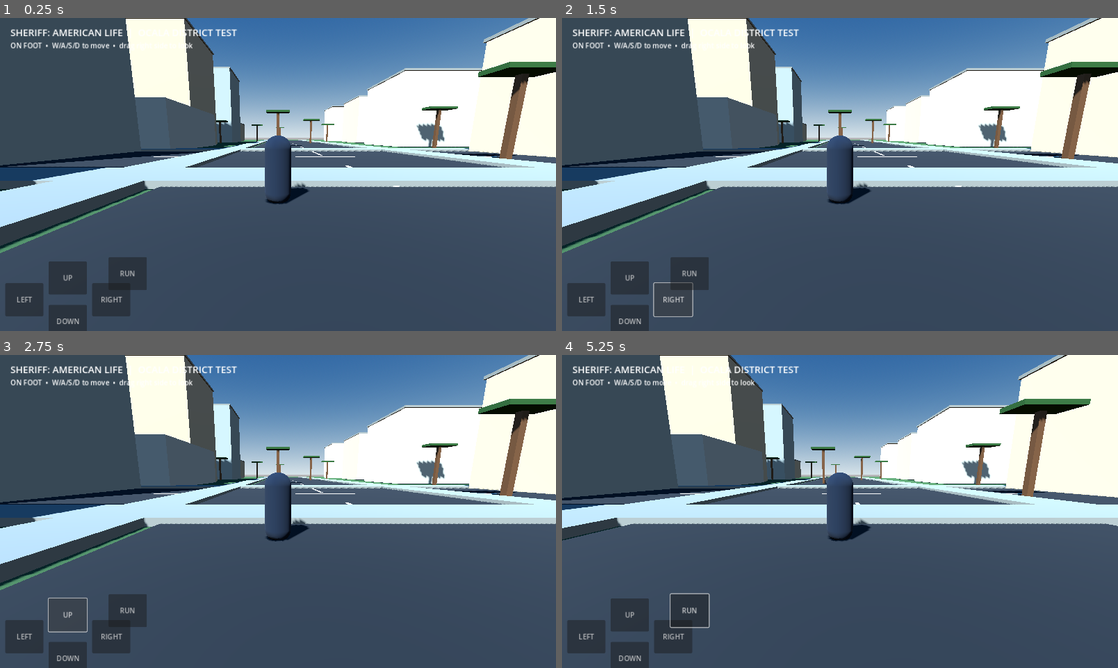
Above: before the commit, frames 1-4 (two rows, left to right).
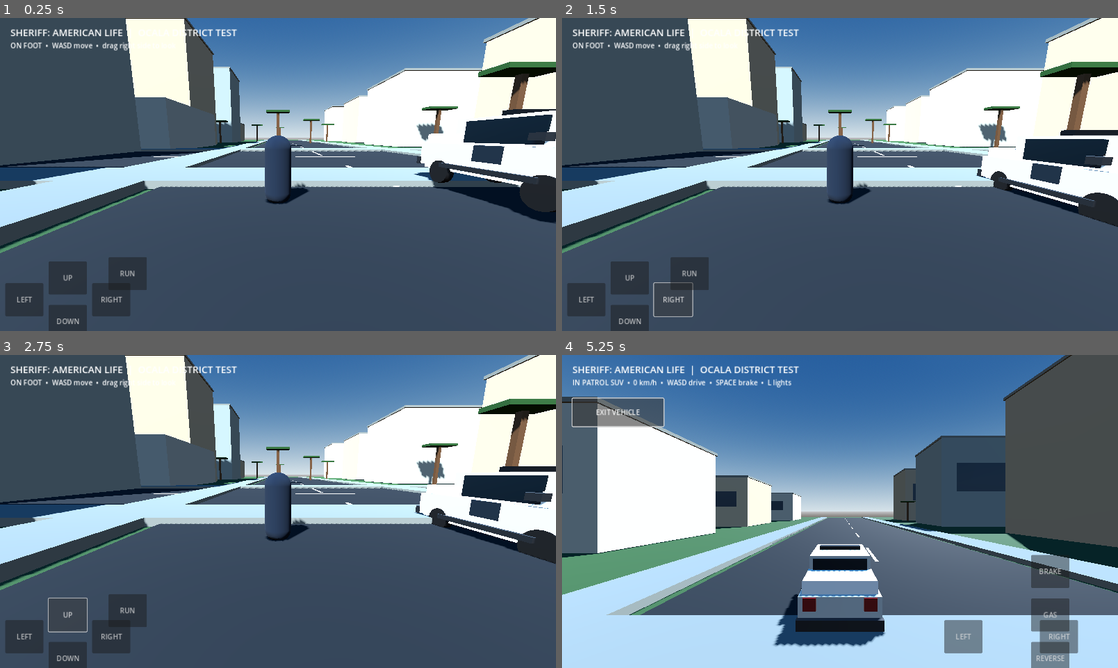
Above: after the commit, the same moments.

Repository: KremityssYTB/Sheriff--American-Life
Game: Godot game, scene res://scenes/main.tscn
Two runs of this game, one before a commit and one after it. Both use one fixed random seed, a clock stepped at 60 frames per second and the inputs below.
Inputs (mouse positions are in pixels of both pictures, inside the frame that each line leads up to):
- Up to frame 1 (0.25 s): no input
- Up to frame 2 (1.5 s): click "LEFT" at 0.5 s; click "RIGHT" at 1.25 s
- Up to frame 3 (2.75 s): click "UP" at 2 s
- Up to frame 4 (5.25 s): click "DOWN" at 2.75 s; click "RUN" at 3.5 s; tap Enter at 4.25 s; move the mouse to (962, 495) at 4.27 s; hold D (move_right) 4.28-5 s; hold E (interact, bound only after the commit) 4.28-5 s; click (962, 495) at 4.42 s; tap L (toggle_lights, bound only after the commit) at 4.55 s; click (617, 411) at 5 s, where only the run after the commit has a clickable "ENTER VEHICLE"

The runs differ from the first frame. In frame 1, 5.8% of the frame differs, in the area x 10-100%, y 7-66%; in frame 2, 5.1%; in frame 3, 5.2%; in frame 4, 84%, in the area x 0-100%, y 0-100%.

Commit message:
Integrate patrol SUV driving and enter exit loop

Diff:
--- a/godot/scripts/main.gd
+++ b/godot/scripts/main.gd
@@ -1,14 +1,22 @@
 extends Node3D
 
 const DeputyController = preload("res://scripts/player_controller.gd")
+const PatrolSUVController = preload("res://scripts/patrol_suv.gd")
 var player: CharacterBody3D
+var patrol_suv: VehicleBody3D
+var in_vehicle := false
 var status_label: Label
+var foot_controls: Array[Button] = []
+var vehicle_controls: Array[Button] = []
+var enter_button: Button
+var lights_button: Button
 
 func _ready() -> void:
 	_setup_input()
 	_build_environment()
 	_build_district()
 	_spawn_player()
+	_spawn_patrol_suv()
 	_build_touch_hud()
 
 func _setup_input() -> void:
@@ -17,6 +25,13 @@
 	_add_key("move_left", KEY_A)
 	_add_key("move_right", KEY_D)
 	_add_key("sprint", KEY_SHIFT)
+	_add_key("drive_forward", KEY_W)
+	_add_key("drive_back", KEY_S)
+	_add_key("drive_left", KEY_A)
+	_add_key("drive_right", KEY_D)
+	_add_key("vehicle_brake", KEY_SPACE)
+	_add_key("interact", KEY_E)
+	_add_key("toggle_lights", KEY_L)
 
 func _add_key(action: String, key: Key) -> void:
 	if not InputMap.has_action(action):
@@ -25,6 +40,24 @@
 	event.physical_keycode = key
 	InputMap.action_add_event(action, event)
 
+func _unhandled_input(event: InputEvent) -> void:
+	if event.is_action_pressed("interact"):
+		_toggle_vehicle()
+	elif event.is_action_pressed("toggle_lights") and in_vehicle:
+		patrol_suv.toggle_lights()
+
+func _process(_delta: float) -> void:
+	if not in_vehicle and is_instance_valid(player) and is_instance_valid(patrol_suv):
+		var near_vehicle := player.global_position.distance_to(patrol_suv.global_position) < 4.2
+		enter_button.visible = near_vehicle
+		if near_vehicle:
+			status_label.text = "ON FOOT  •  Patrol SUV nearby — press E / ENTER VEHICLE"
+		else:
+			status_label.text = "ON FOOT  •  WASD move  •  drag right side to look"
+	elif in_vehicle:
+		var speed := patrol_suv.linear_velocity.length() * 3.6
+		status_label.text = "IN PATROL SUV  •  %.0f km/h  •  WASD drive  •  SPACE brake  •  L lights" % speed
+
 func _material(color: Color, roughness := 0.9) -> StandardMaterial3D:
 	var mat := StandardMaterial3D.new()
 	mat.albedo_color = color
@@ -32,11 +65,7 @@
 	return mat
 
 func _add_box(parent: Node3D, name: String, pos: Vector3, size: Vector3, mat: Material, collision := false) -> void:
-	var body: Node3D
-	if collision:
-		body = StaticBody3D.new()
-	else:
-		body = Node3D.new()
+	var body: Node3D = StaticBody3D.new() if collision else Node3D.new()
 	body.name = name
 	body.position = pos
 	parent.add_child(body)
@@ -101,11 +130,9 @@
 			_add_box(self, "FacadeGlass_%02d" % index, Vector3(side * 28, h*0.56, z-depth*0.501), Vector3(w*0.68,h*0.32,0.12), glass)
 			_add_box(self, "RoofCap_%02d" % index, Vector3(side * 28,h+0.18,z), Vector3(w+0.4,0.35,depth+0.4), concrete)
 			index += 1
-	# Recognizable first-playable civic anchor: sheriff office and marked sign.
 	_add_box(self, "MarionSheriffOffice", Vector3(-29,3.2,-18), Vector3(23,6.4,19), _material(Color(0.65,0.66,0.63)), true)
 	_add_box(self, "SheriffOfficeWindows", Vector3(-29,3.3,-27.58), Vector3(17,2.2,0.12), glass)
 	_add_box(self, "SheriffSign", Vector3(-29,5.4,-27.7), Vector3(8,0.65,0.18), _material(Color(0.08,0.12,0.16)))
-	# Palms are deliberately low-poly placeholders pending licensed art assets.
 	for i in range(18):
 		var x := -55.0 + float((i*17)%110)
 		var z := -90.0 + float((i*23)%180)
@@ -117,6 +144,46 @@
 	player.name = "Deputy"
 	player.position = Vector3(-4,0.2,12)
 	add_child(player)
+
+func _spawn_patrol_suv() -> void:
+	patrol_suv = PatrolSUVController.new()
+	patrol_suv.name = "MarionCountyPatrolSUV"
+	patrol_suv.position = Vector3(2.2,0.65,12)
+	patrol_suv.rotation.y = PI
+	add_child(patrol_suv)
+
+func _toggle_vehicle() -> void:
+	if not in_vehicle:
+		if player.global_position.distance_to(patrol_suv.global_position) > 4.2:
+			return
+		in_vehicle = true
+		player.hide()
+		player.set_physics_process(false)
+		player.camera.current = false
+		patrol_suv.vehicle_camera.current = true
+		for button in foot_controls:
+			button.hide()
+		for button in vehicle_controls:
+			button.show()
+		enter_button.text = "EXIT VEHICLE"
+		enter_button.show()
+	else:
+		if patrol_suv.linear_velocity.length() > 1.5:
+			status_label.text = "Slow down before exiting."
+			return
+		in_vehicle = false
+		player.global_position = patrol_suv.global_position + patrol_suv.global_transform.basis.x * 2.2 + Vector3.UP * 0.2
+		player.rotation.y = patrol_suv.rotation.y
+		patrol_suv.vehicle_camera.current = false
+		player.camera.current = true
+		player.show()
+		player.set_physics_process(true)
+		for button in foot_controls:
+			button.show()
+		for button in vehicle_controls:
+			button.hide()
+		enter_button.text = "ENTER VEHICLE"
+		enter_button.hide()
 
 func _build_touch_hud() -> void:
 	var layer := CanvasLayer.new()
@@ -127,23 +194,55 @@
 	title.add_theme_font_size_override("font_size", 22)
 	layer.add_child(title)
 	status_label = Label.new()
-	status_label.text = "ON FOOT  •  W/A/S/D to move  •  drag right side to look"
+	status_label.text = "ON FOOT  •  WASD move  •  drag right side to look"
 	status_label.position = Vector2(24,52)
 	layer.add_child(status_label)
-	var controls := [
+	var foot := [
 		["UP","move_forward",Vector2(112,560)],
 		["DOWN","move_back",Vector2(112,660)],
 		["LEFT","move_left",Vector2(12,610)],
 		["RIGHT","move_right",Vector2(212,610)],
 		["RUN","sprint",Vector2(250,550)]
 	]
-	for item in controls:
+	for item in foot:
 		var button := TouchButton.new()
 		button.text = item[0]
 		button.position = item[2]
 		button.size = Vector2(88,76)
 		button.action_name = item[1]
 		layer.add_child(button)
+		foot_controls.append(button)
+	var drive := [
+		["GAS","drive_forward",Vector2(1080,560)],
+		["REVERSE","drive_back",Vector2(1080,660)],
+		["LEFT","drive_left",Vector2(880,610)],
+		["RIGHT","drive_right",Vector2(1280-180,610)],
+		["BRAKE","vehicle_brake",Vector2(1080,460)]
+	]
+	for item in drive:
+		var button := TouchButton.new()
+		button.text = item[0]
+		button.position = item[2]
+		button.size = Vector2(88,76)
+		button.action_name = item[1]
+		layer.add_child(button)
+		vehicle_controls.append(button)
+		button.hide()
+	enter_button = Button.new()
+	enter_button.text = "ENTER VEHICLE"
+	enter_button.position = Vector2(24,100)
+	enter_button.size = Vector2(210,64)
+	enter_button.visible = false
+	enter_button.pressed.connect(_toggle_vehicle)
+	layer.add_child(enter_button)
+	lights_button = Button.new()
+	lights_button.text = "LIGHTS / SIREN"
+	lights_button.position = Vector2(24,174)
+	lights_button.size = Vector2(210,58)
+	lights_button.visible = false
+	lights_button.pressed.connect(func(): patrol_suv.toggle_lights())
+	layer.add_child(lights_button)
+	enter_button.toggled.connect(func(_pressed): pass)
 
 class TouchButton:
 	extends Button
